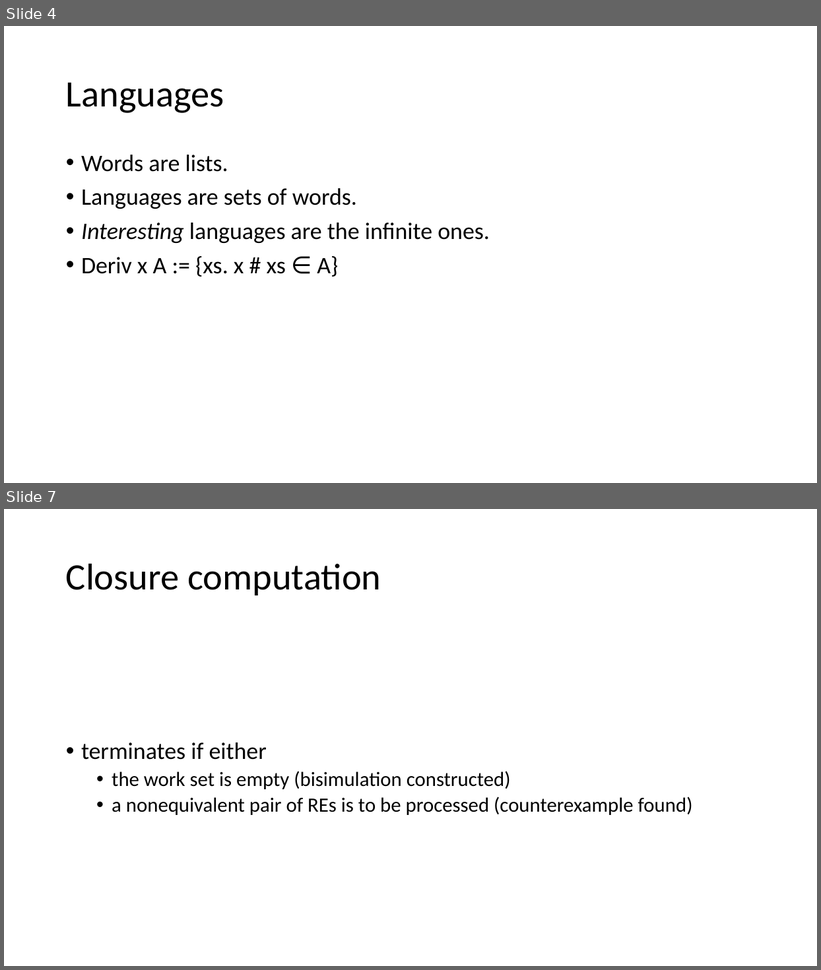
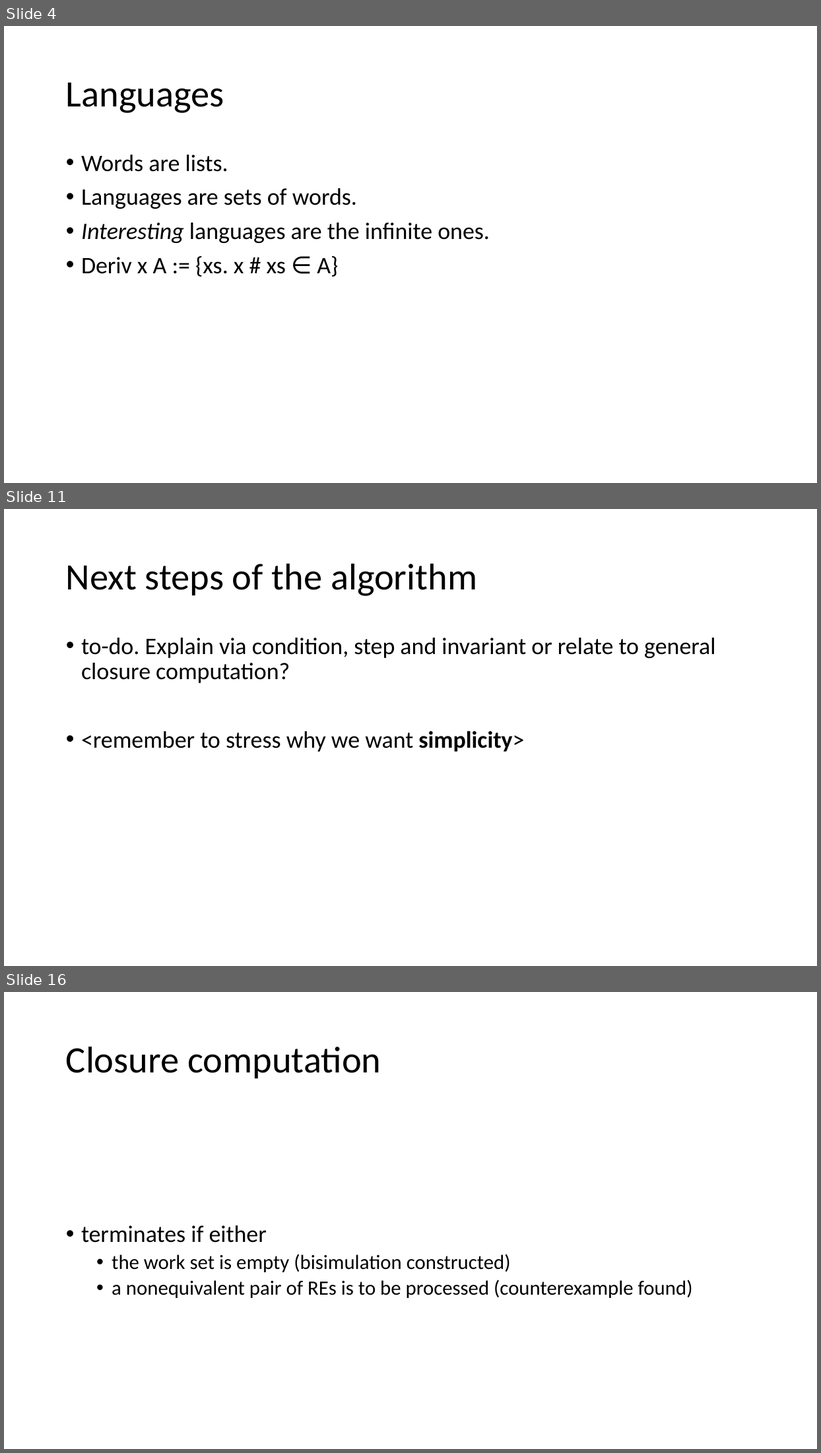
Before and after one commit to Helli/fds_seminar, a slide deck: slides.pptx. Shown one above the other, each under a label of ours: slides 4 and 7 before the commit, slides 4, 11 and 16 after it; the slides between them are not shown. The pictures are 821x970 and 821x1453 pixels, drawn with LibreOffice and Linux fonts; fonts in the diff are those of the drawing. Boxes give left, top, right and bottom in pixels: in the first picture for what was removed or moved away, otherwise in the second. Text is boxed around its words. In the diff, an @@ line names an element or a change of style, - is before the commit and + after.

```diff
--- a/slides.pptx
+++ b/slides.pptx
@@ slide 11 added at [4, 509, 817, 966], background #FFFFFF @@
@@ title added at [66, 563, 477, 596], 44 pt, text #000000 @@
+Next steps of the algorithm
@@ text added at [81, 638, 715, 752], 28 pt, text #000000 @@
+• to-do. Explain via condition, step and invariant or relate to general closure computation?
+• <remember to stress why we want simplicity>
@@ what was slide 7 is now slide 16 @@
```
Also in this commit, not shown: 3 slides changed, 10 other slides added, 1 slide removed, 2 other files.
